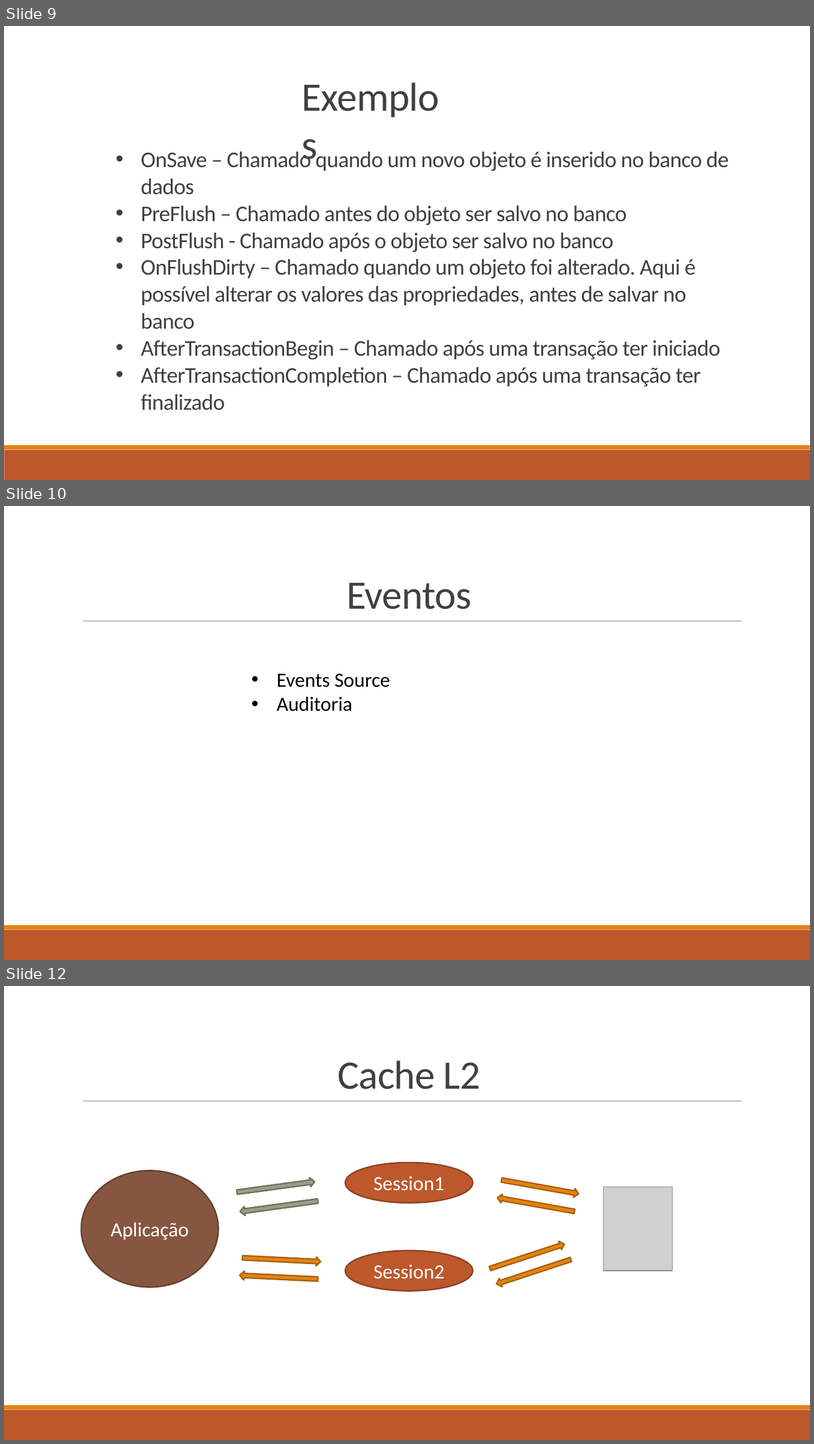
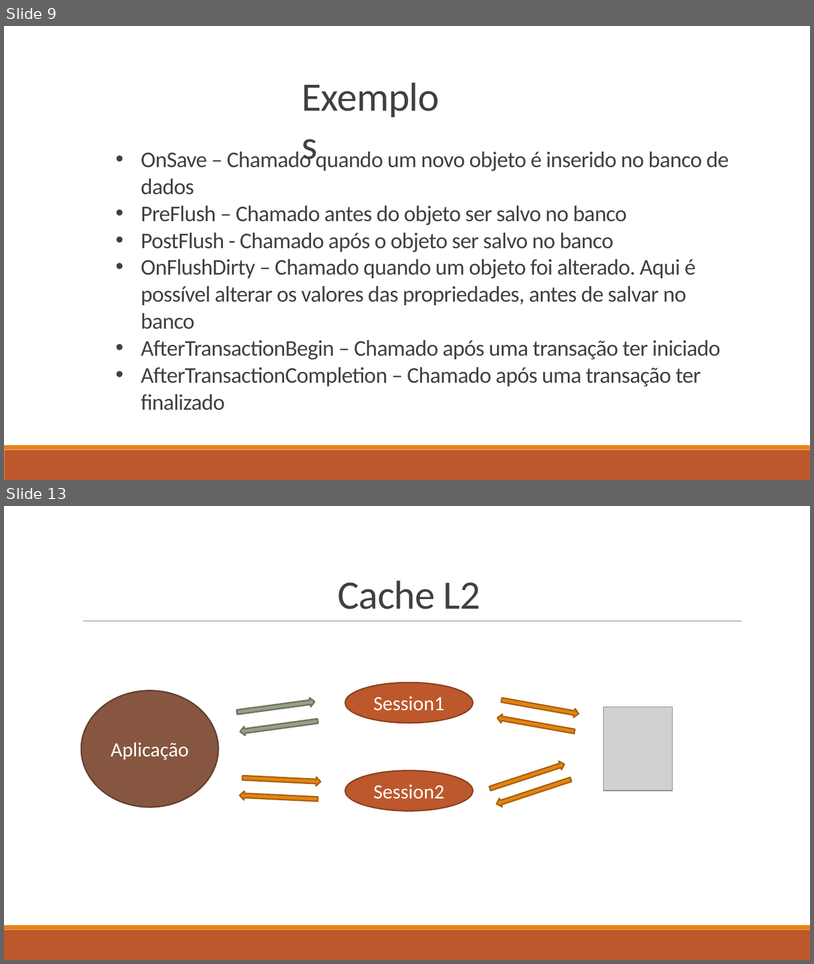
Before and after one commit to fabricioveronez/ApresentacaoNHibernateAvancado, a slide deck: Docs/ApresentacaoNHibernateAvancado.pptx. Shown one above the other, each under a label of ours: slides 9, 10 and 12 before the commit, slides 9 and 13 after it; the slides between them are not shown. The pictures are 814x1444 and 814x964 pixels, drawn with LibreOffice and Linux fonts; fonts in the diff are those of the drawing; grey boxes stand for pictures. Boxes give left, top, right and bottom in pixels: in the first picture for what was removed or moved away, otherwise in the second. Text is boxed around its words. In the diff, an @@ line names an element or a change of style, - is before the commit and + after.

```diff
--- a/Docs/ApresentacaoNHibernateAvancado.pptx
+++ b/Docs/ApresentacaoNHibernateAvancado.pptx
@@ slide 10 removed at [4, 506, 810, 960], background #FFFFFF; not listed: 3 template elements that a slide beside it also shows @@
@@ title removed at [347, 583, 471, 609] @@
-Eventos
@@ text removed at [277, 673, 390, 711] @@
-• Events Source
-• Auditoria
@@ what was slide 12 is now slide 13 @@
```
Also in this commit, not shown: 4 slides added, 2 other slides removed, 6 other files.
